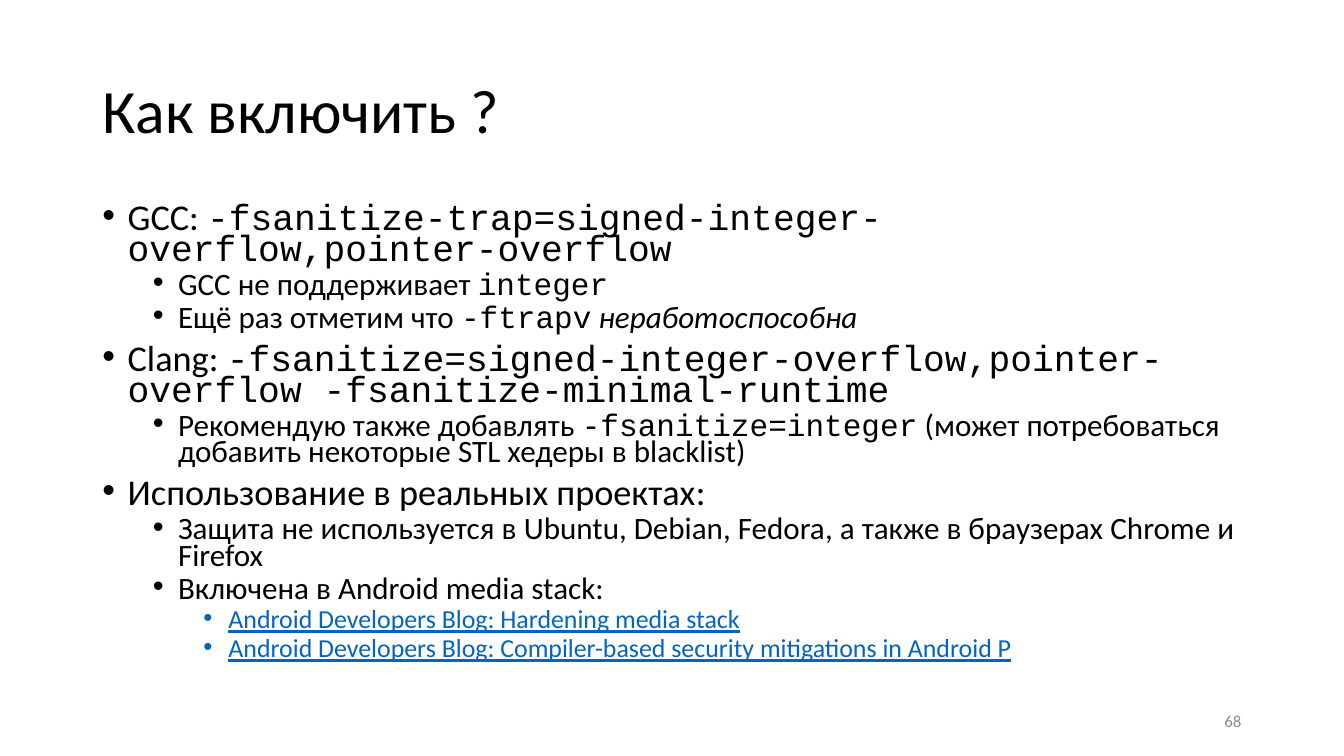
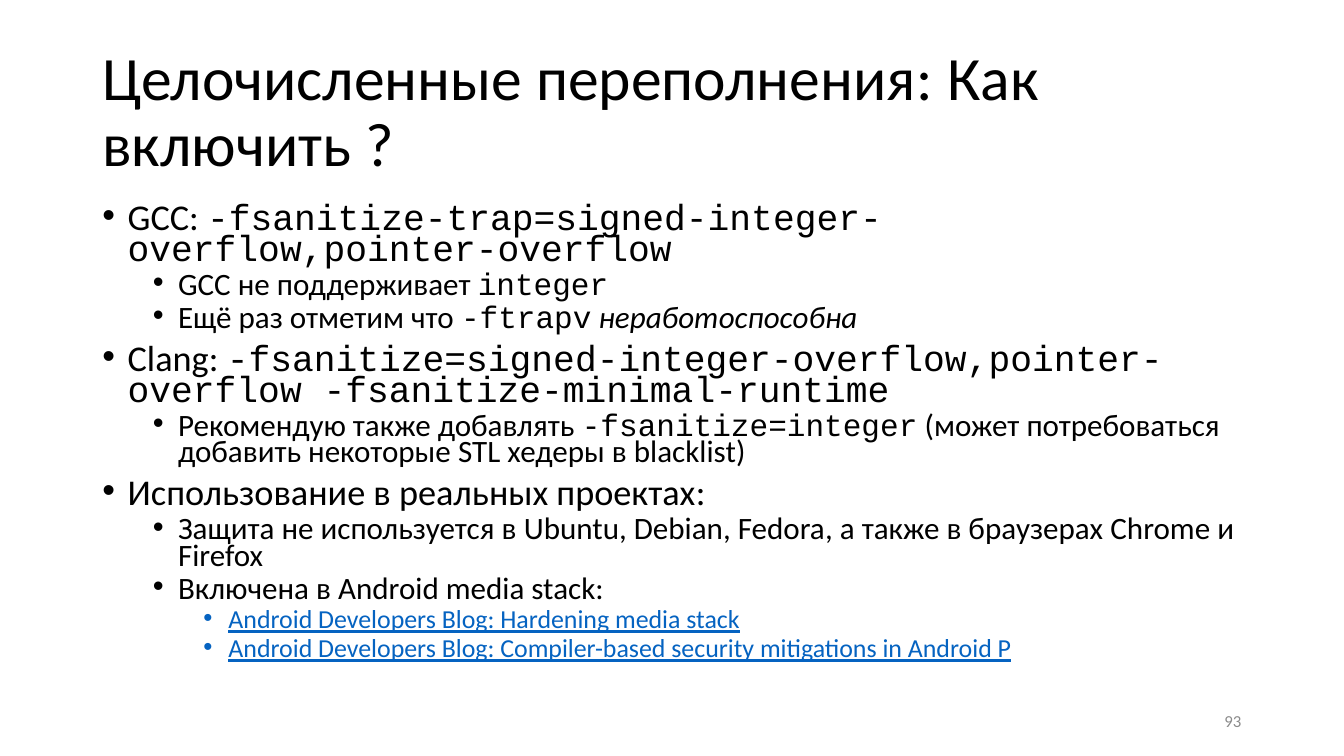
Before and after one commit to yugr/slides, a slide deck: slide 93 of CppZeroCost/2025/RU.pptx (slide 68 before the commit). Drawn at 1344x756 pixels with LibreOffice and Linux fonts; fonts in the diff are those of the drawing. Boxes give left, top, right and bottom in pixels: in the first picture for what was removed or moved away, otherwise in the second. Text is boxed around its words. In the diff, an @@ line names an element or a change of style, - is before the commit and + after.

```diff
--- a/CppZeroCost/2025/RU.pptx
+++ b/CppZeroCost/2025/RU.pptx
@@ title at [102,60,1038,167]: text changed @@
-Как включить ?
+Целочисленные переполнения: Как включить ?
@@ page number at [1224,716,1241,727]: text changed @@
-68
+93
```
Also in this commit, not shown: 17 other slides changed, 3 slides added, 1 slide removed, 3 other files.
